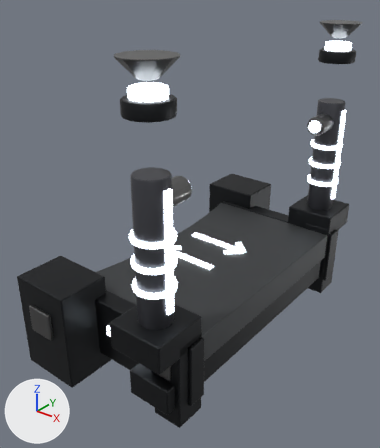
One commit to the glTF model assets/kit_hd/Relay_Gate_Switch_v2.glb: the scene before it, then after it.
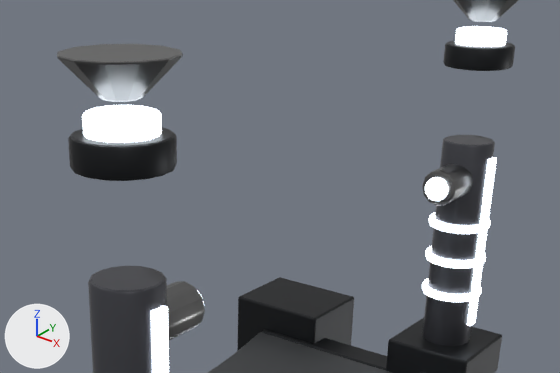
Each version appears first whole from a 50 mm camera at (10.09, -4.68, 3.21) aimed at (6.55, -0.25, 0.47), and next in a close-up on the part from 22% to 100% of the width and 6% to 50% of the height. The axes (+X, +Y, +Z) are drawn at lower left. The lights are the same throughout. The first two pictures are the older version. Vertices at exactly the same position are counted once.

In view in the first close-up: 'Relay_Gate_Switch_v2'.
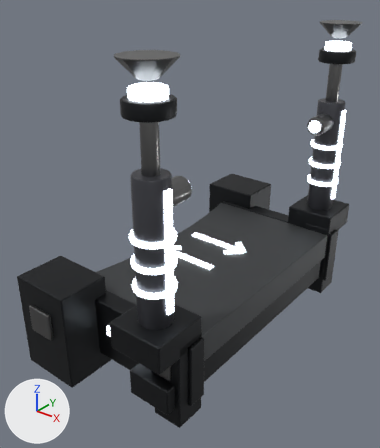
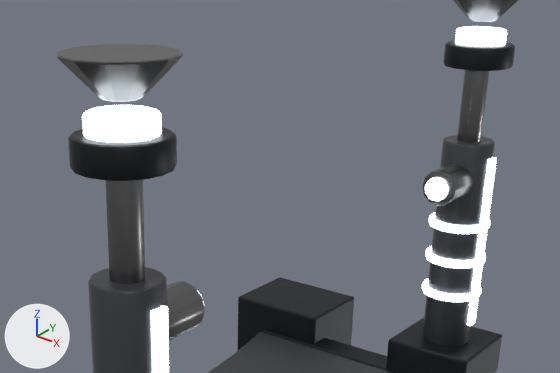
Patch to the scene script:
```diff
--- a/assets/kit_hd/Relay_Gate_Switch_v2.glb.py
+++ b/assets/kit_hd/Relay_Gate_Switch_v2.glb.py
@@ me_relay_gate_switch_v2 @@
 # used by ob_relay_gate_switch_v2; location = (0.0, 0.0, 0.0)
-me_relay_gate_switch_v2.from_pydata(...)  # 3538 vertices, 6924 faces; spans x 5.58..7.65, y -2.09..2.09, z -1.04..2.64
+me_relay_gate_switch_v2.from_pydata(...)  # 3778 vertices, 7396 faces; spans x 5.58..7.65, y -2.09..2.09, z -1.04..2.64
+# me_relay_gate_switch_v2 part 1: a new loose piece of 120 vertices spanning x 7.22..7.38, y -1.78..-1.62, z 1.69..2.21, in mat_os_steel (grey #7c7c7c)
+# me_relay_gate_switch_v2 part 2: a new loose piece of 120 vertices spanning x 7.22..7.38, y 1.62..1.78, z 1.69..2.21, in mat_os_steel (grey #7c7c7c)
+# other edits to the shape of me_relay_gate_switch_v2 do not show in these pictures
 me_relay_gate_switch_v2.materials.append(mat_os_plate)
```

Where the change shows, as pixel boxes [x1, y1, x2, y2] in the close-ups (560 x 373 px):
part 1 of me_relay_gate_switch_v2, added
    after: [105, 180, 145, 284]
part 2 of me_relay_gate_switch_v2, added
    after: [457, 70, 489, 142]
